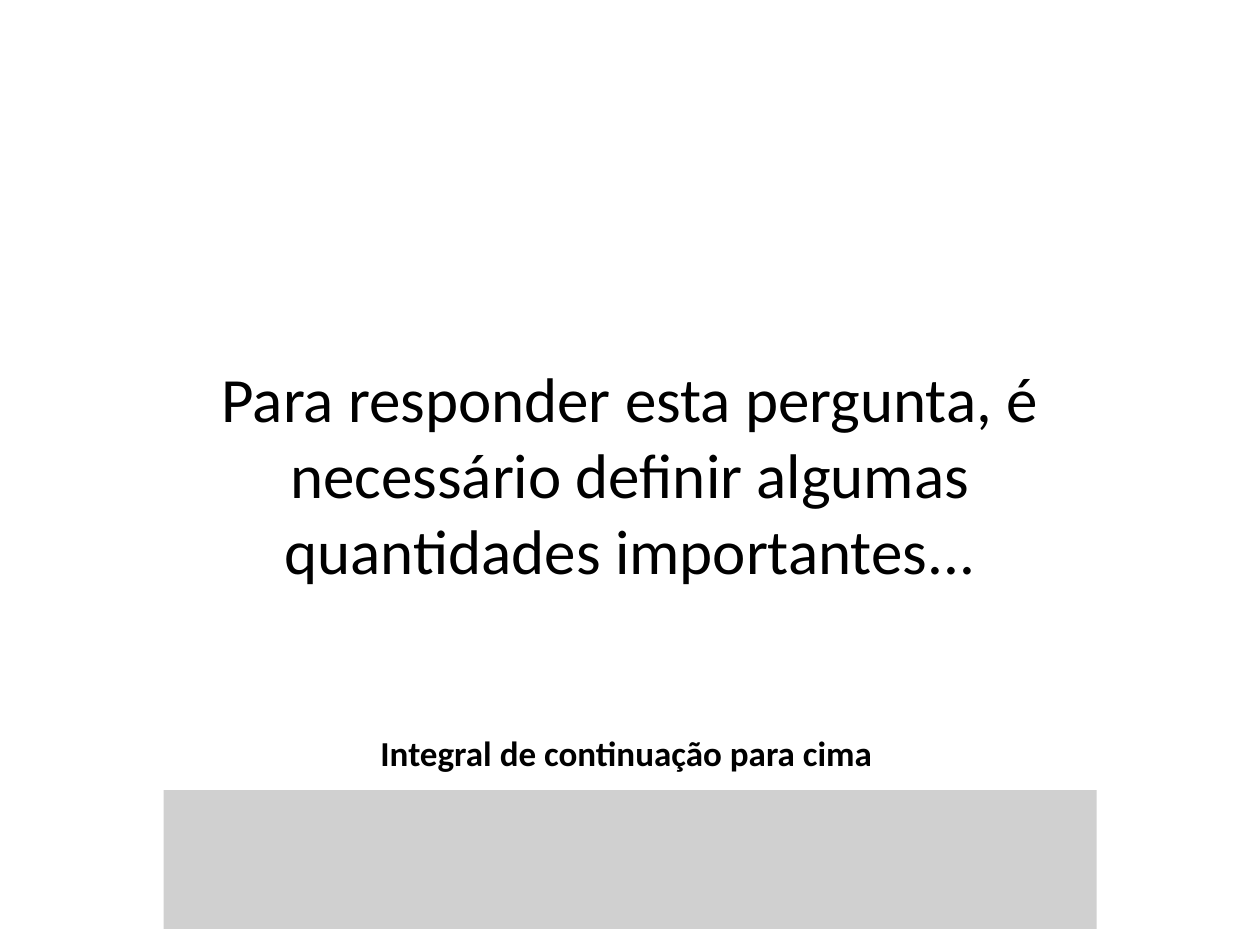
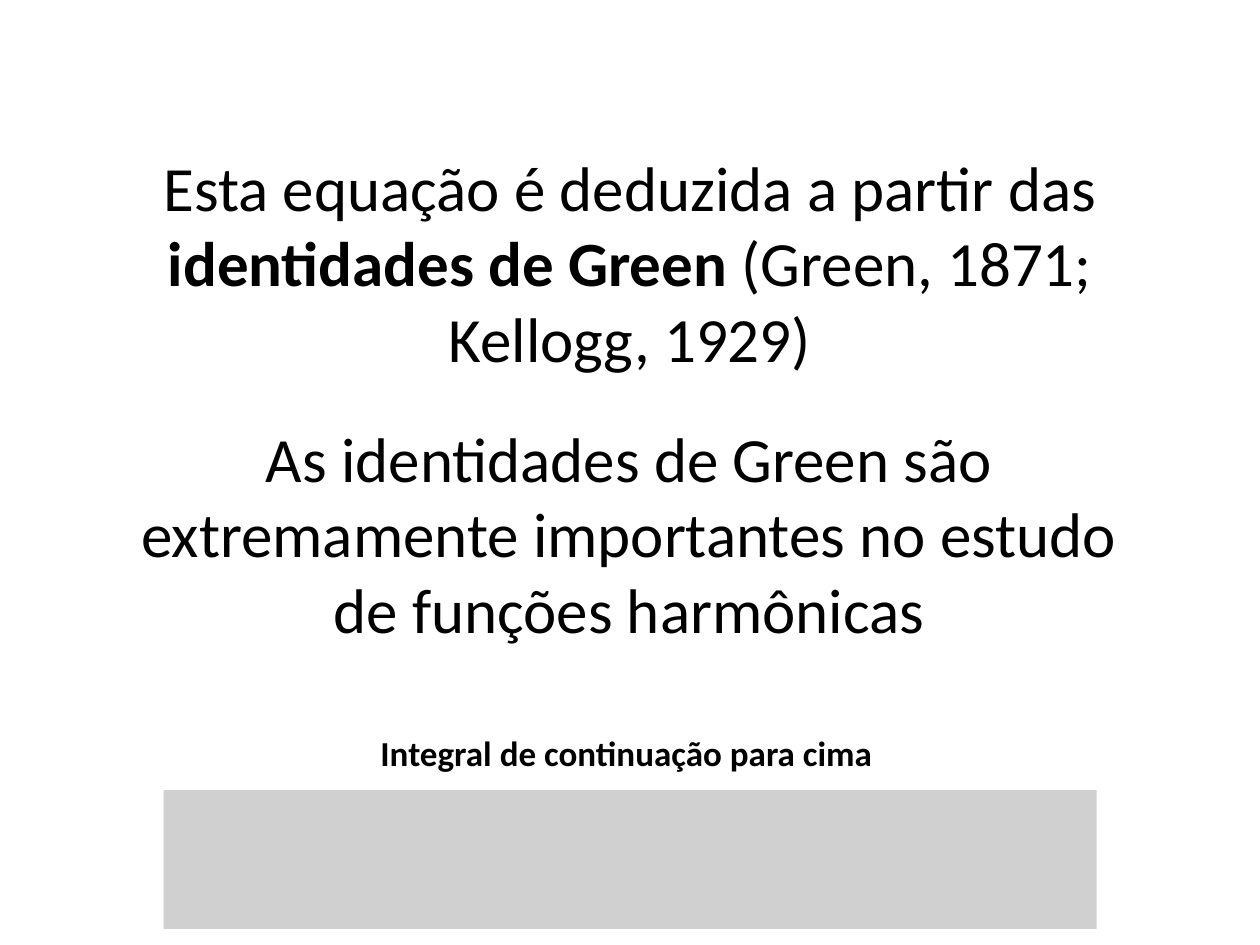
Before and after one commit to pinga-lab/CE-VII-SimBGf-2016, a slide deck: slide 13 of slides/7_integral_continuacao.pptx. Drawn at 1260x945 pixels with LibreOffice and Linux fonts; fonts in the diff are those of the drawing; grey boxes stand for pictures. Boxes give left, top, right and bottom in pixels: in the first picture for what was removed or moved away, otherwise in the second. Text is boxed around its words. In the diff, an @@ line names an element or a change of style, - is before the commit and + after.

Commit message:
comeco da definicao da terceira identidade de Green

```diff
--- a/slides/7_integral_continuacao.pptx
+++ b/slides/7_integral_continuacao.pptx
@@ text at (164, 167, 1096, 373): text changed @@
-Para responder esta pergunta, é necessário definir algumas quantidades importantes...
+Esta equação é deduzida a partir das identidades de Green (Green, 1871; Kellogg, 1929)
@@ text added at (141, 438, 1116, 644), 36 pt, text #000000 @@
+As identidades de Green são extremamente importantes no estudo de funções harmônicas
```
Also in this commit, not shown: 7 other slides changed, 13 slides added.
